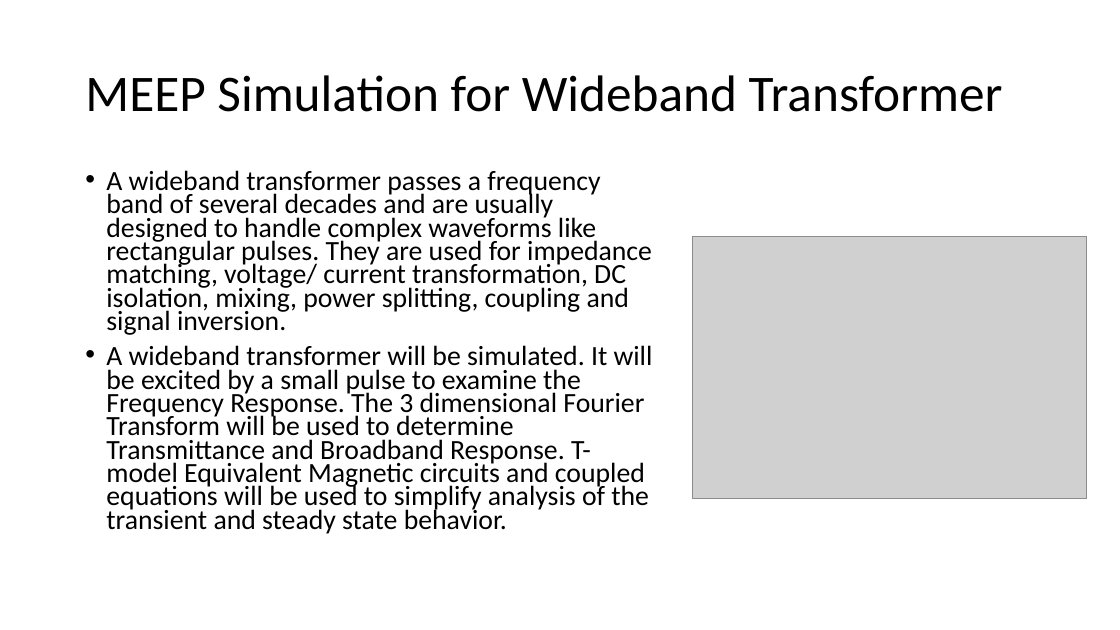
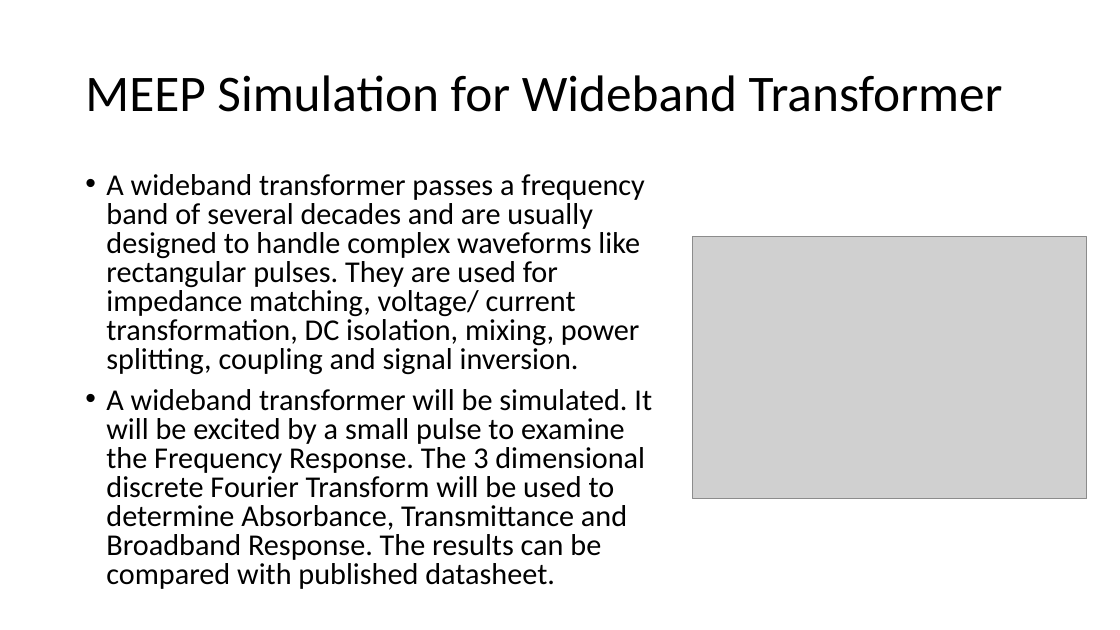
Before and after one commit to MuhammadShamaas1997/Electrical-Engineering, a slide deck: slide 38 of Thesis/Magnetic Transmission Lines/Thesis Proposal.pptx (slide 37 before the commit). Drawn at 1120x630 pixels with LibreOffice and Linux fonts; fonts in the diff are those of the drawing; grey boxes stand for pictures. Boxes give left, top, right and bottom in pixels: in the first picture for what was removed or moved away, otherwise in the second. Text is boxed around its words. In the diff, an @@ line names an element or a change of style, - is before the commit and + after.

```diff
--- a/Thesis/Magnetic Transmission Lines/Thesis Proposal.pptx
+++ b/Thesis/Magnetic Transmission Lines/Thesis Proposal.pptx
@@ text at [106, 174, 644, 375]: size 23.8 to 25.9 pt in "A wideband transformer passes a frequency band ..."; line spacing 0.7 to 0.8 @@
@@ text at [106, 389, 652, 589]: text changed; size 23.8 to 25.9 pt @@
-• A wideband transformer will be simulated. It will be excited by a small pulse to examine the Frequency Response. The 3 dimensional Fourier Transform will be used to determine Transmittance and Broadband Response. T-model Equivalent Magnetic circuits and coupled equations will be used to simplify analysis of the transient and steady state behavior.
+• A wideband transformer will be simulated. It will be excited by a small pulse to examine the Frequency Response. The 3 dimensional discrete Fourier Transform will be used to determine Absorbance, Transmittance and Broadband Response. The results can be compared with published datasheet.
```
Also in this commit, not shown: 21 other slides changed, 4 slides added, 2 slides removed.
